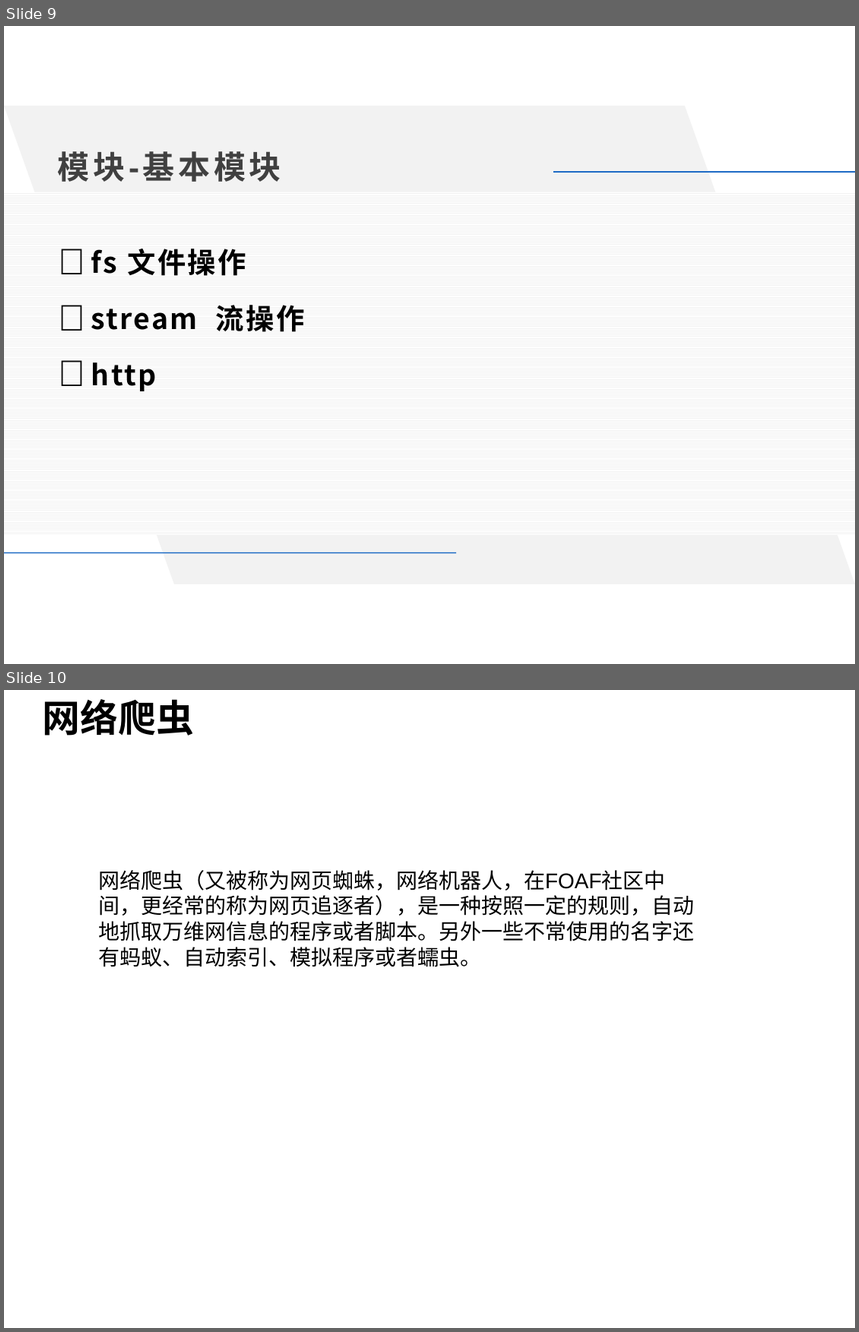
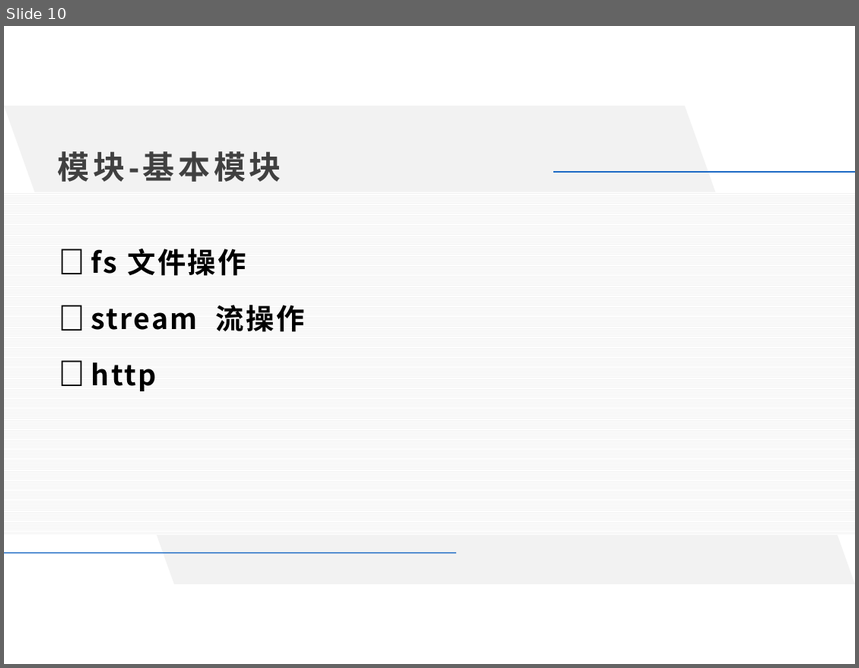
Before and after one commit to kejunliang/node_learn, a slide deck: base/module/3.node基础培训.pptx. Shown one above the other, each under a label of ours: slides 9 and 10 before the commit, slide 10 after it. The pictures are 859x1332 and 859x668 pixels, drawn with LibreOffice and Linux fonts; fonts in the diff are those of the drawing; background and template pictures are left out. Boxes give left, top, right and bottom in pixels: in the first picture for what was removed or moved away, otherwise in the second. Text is boxed around its words. In the diff, an @@ line names an element or a change of style, - is before the commit and + after.

```diff
--- a/base/module/3.node基础培训.pptx
+++ b/base/module/3.node基础培训.pptx
@@ slide 10 removed at (x1=4, y1=690, x2=855, y2=1328), background picture (left out) @@
@@ title removed at (x1=43, y1=699, x2=194, y2=736) @@
-网络爬虫
@@ text removed at (x1=98, y1=870, x2=694, y2=967) @@
-网络爬虫（又被称为网页蜘蛛，网络机器人，在FOAF社区中间，更经常的称为网页追逐者），是一种按照一定的规则，自动地抓取万维网信息的程序或者脚本。另外一些不常使用的名字还有蚂蚁、自动索引、模拟程序或者蠕虫。
@@ what was slide 9 is now slide 10 @@
```
Also in this commit, not shown: 1 slide changed, 1 slide added.
